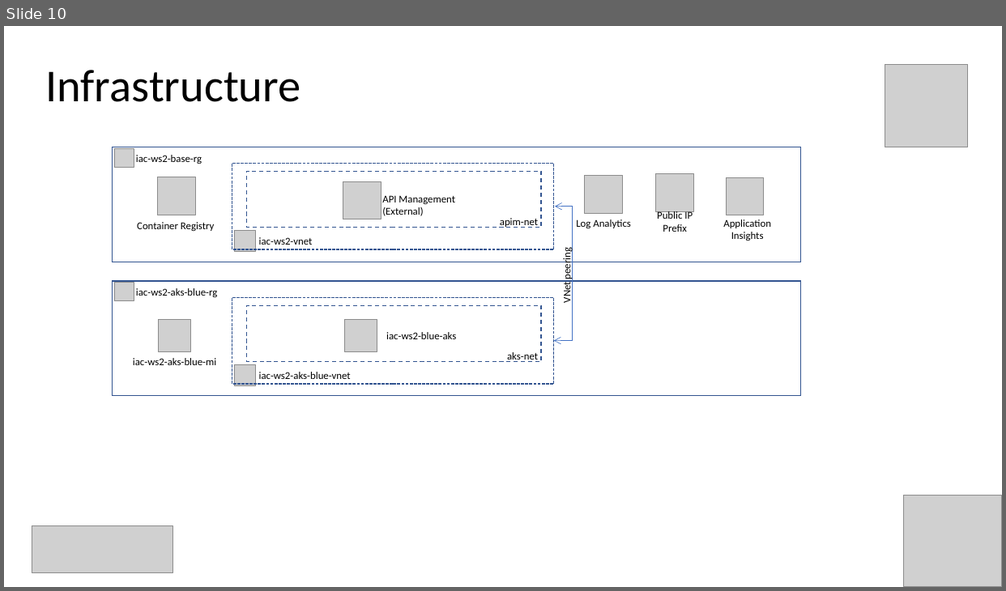
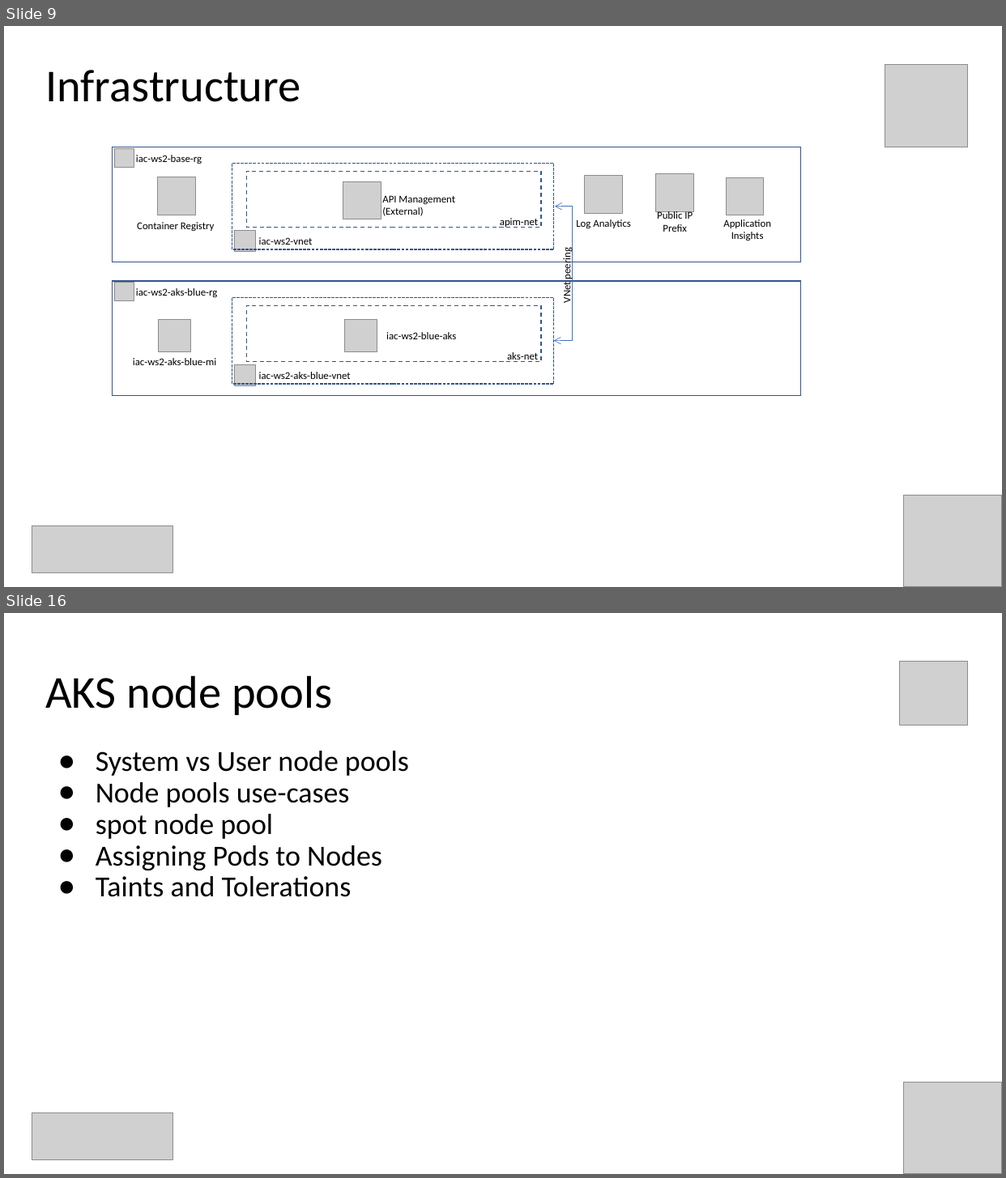
Before and after one commit to evgenyb/aks-workshops, a slide deck: 02-aks-advanced-configuration/slides/Advanced AKS Configuration.pptx. Shown one above the other, each under a label of ours: slide 10 before the commit, slides 9 and 16 after it; the slides between them are not shown. The pictures are 1006x591 and 1006x1178 pixels, drawn with LibreOffice and Linux fonts; fonts in the diff are those of the drawing; grey boxes stand for pictures; background and template pictures are left out. Boxes give left, top, right and bottom in pixels: in the first picture for what was removed or moved away, otherwise in the second. Text is boxed around its words. In the diff, an @@ line names an element or a change of style, - is before the commit and + after.

```diff
--- a/02-aks-advanced-configuration/slides/Advanced AKS Configuration.pptx
+++ b/02-aks-advanced-configuration/slides/Advanced AKS Configuration.pptx
@@ slide 16 added at (x1=4, y1=613, x2=1002, y2=1174), background #FFFFFF @@
@@ title added at (x1=45, y1=675, x2=332, y2=715), 44 pt, text #000000 @@
+AKS node pools
@@ picture added at (x1=899, y1=662, x2=968, y2=726) @@
@@ text added at (x1=96, y1=751, x2=409, y2=897), 28 pt, text #000000 @@
+● System vs User node pools
+● Node pools use-cases
+● spot node pool
+● Assigning Pods to Nodes
+● Taints and Tolerations
@@ picture added at (x1=904, y1=1082, x2=1002, y2=1174) @@
@@ picture added at (x1=32, y1=1114, x2=173, y2=1161) @@
@@ what was slide 10 is now slide 9 @@
```
Also in this commit, not shown: 1 slide changed, 7 other slides added, 1 slide removed, 20 other files.
